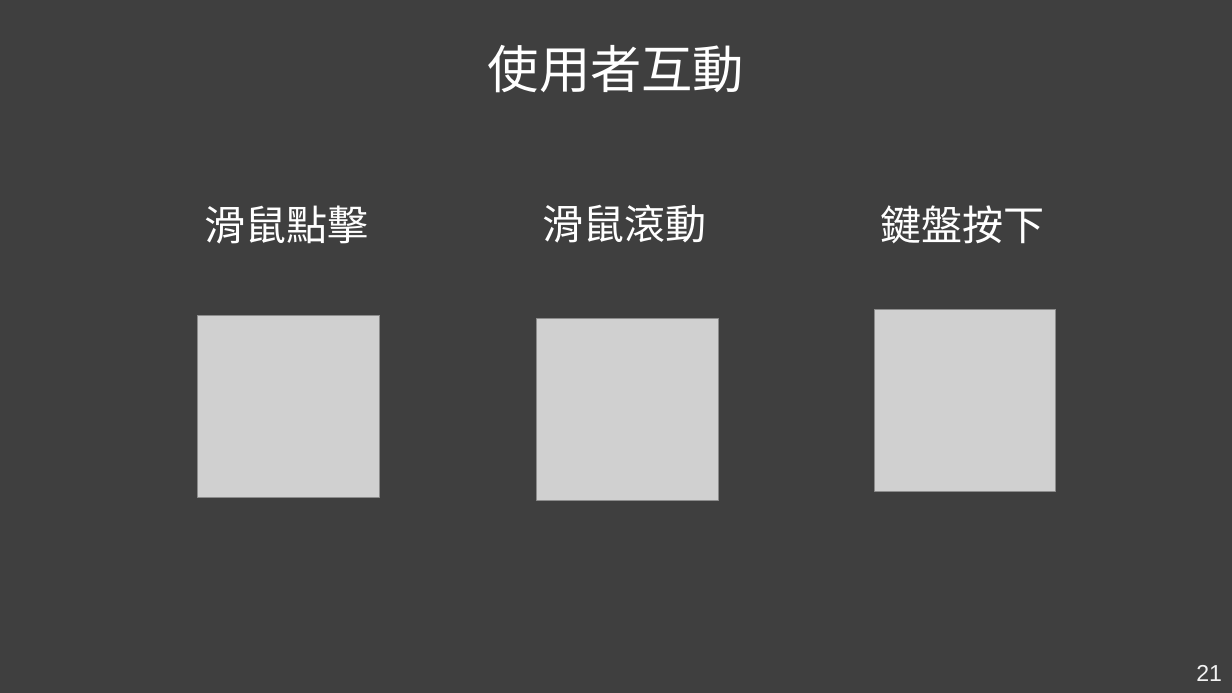
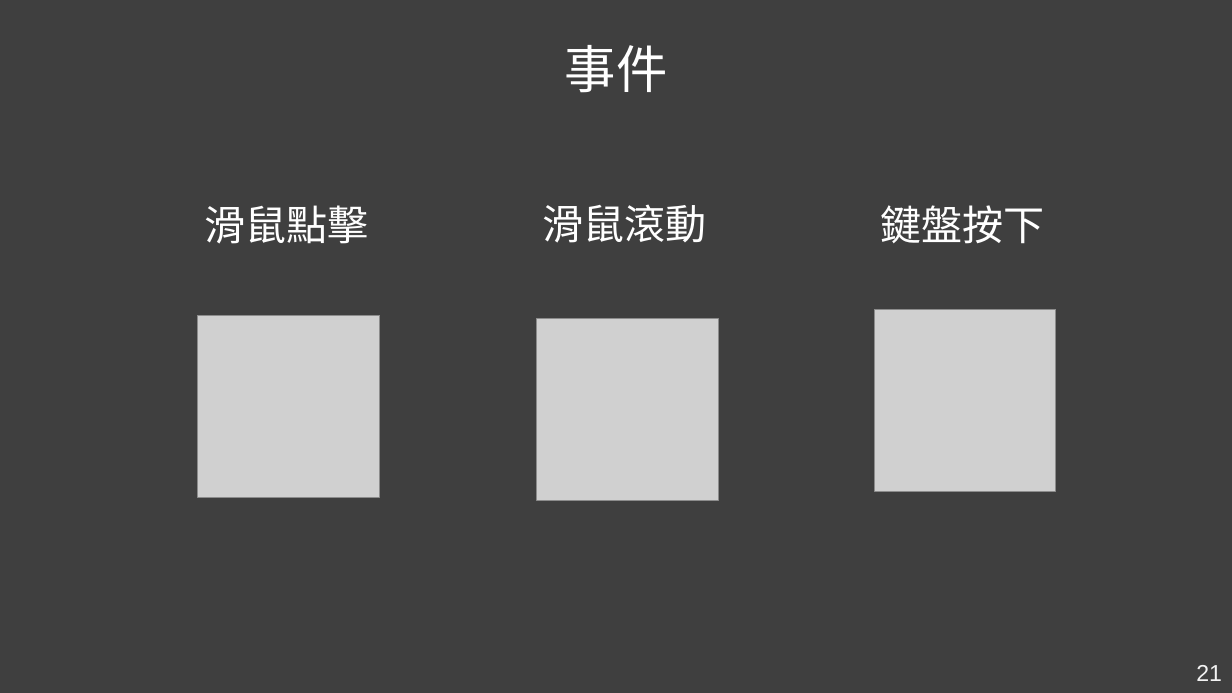
Before and after one commit to Kader-coder/React-Hooks, a slide deck: slide 21 of PPT/React Hooks &.pptx. Drawn at 1232x693 pixels with LibreOffice and Linux fonts; fonts in the diff are those of the drawing; grey boxes stand for pictures. Boxes give left, top, right and bottom in pixels: in the first picture for what was removed or moved away, otherwise in the second. Text is boxed around its words. In the diff, an @@ line names an element or a change of style, - is before the commit and + after.

```diff
--- a/PPT/React Hooks &.pptx
+++ b/PPT/React Hooks &.pptx
@@ text at <box>565,45,668,93</box>: text changed @@
-使用者互動
+事件
```
Also in this commit, not shown: 1 other slide changed.
